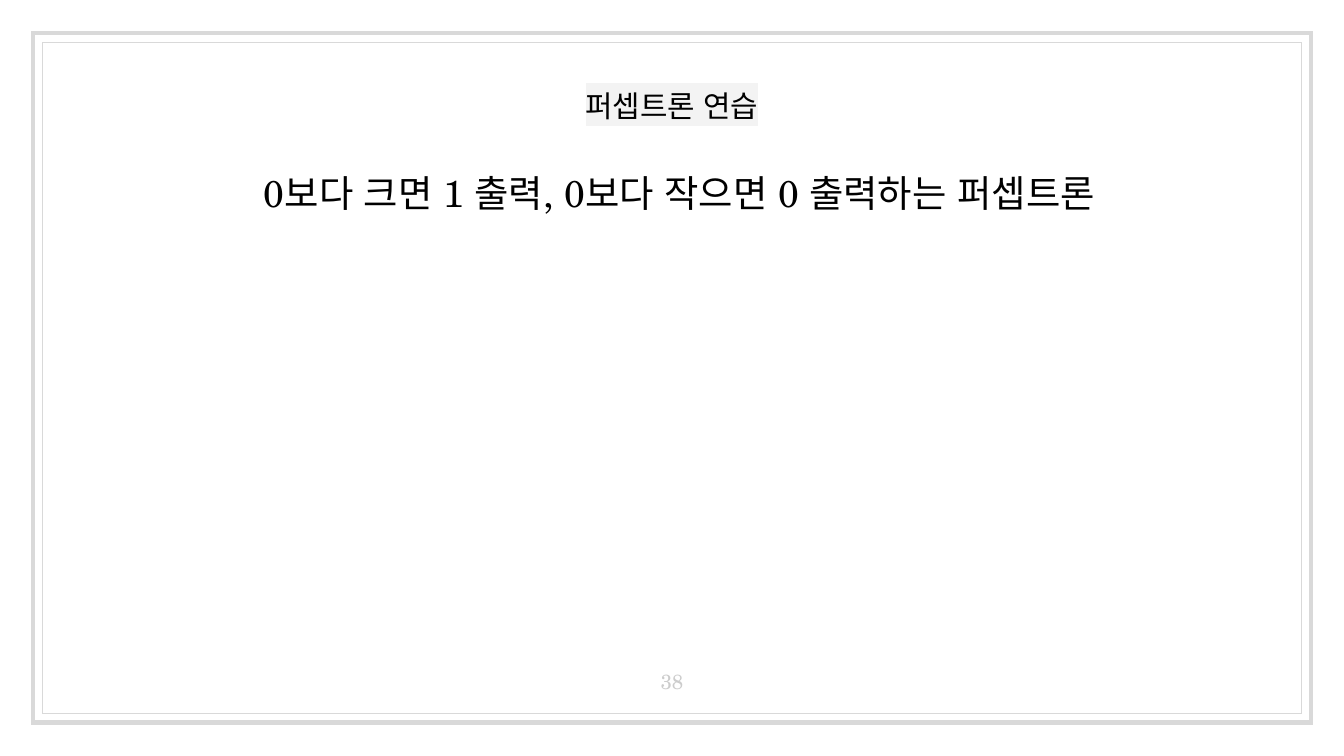
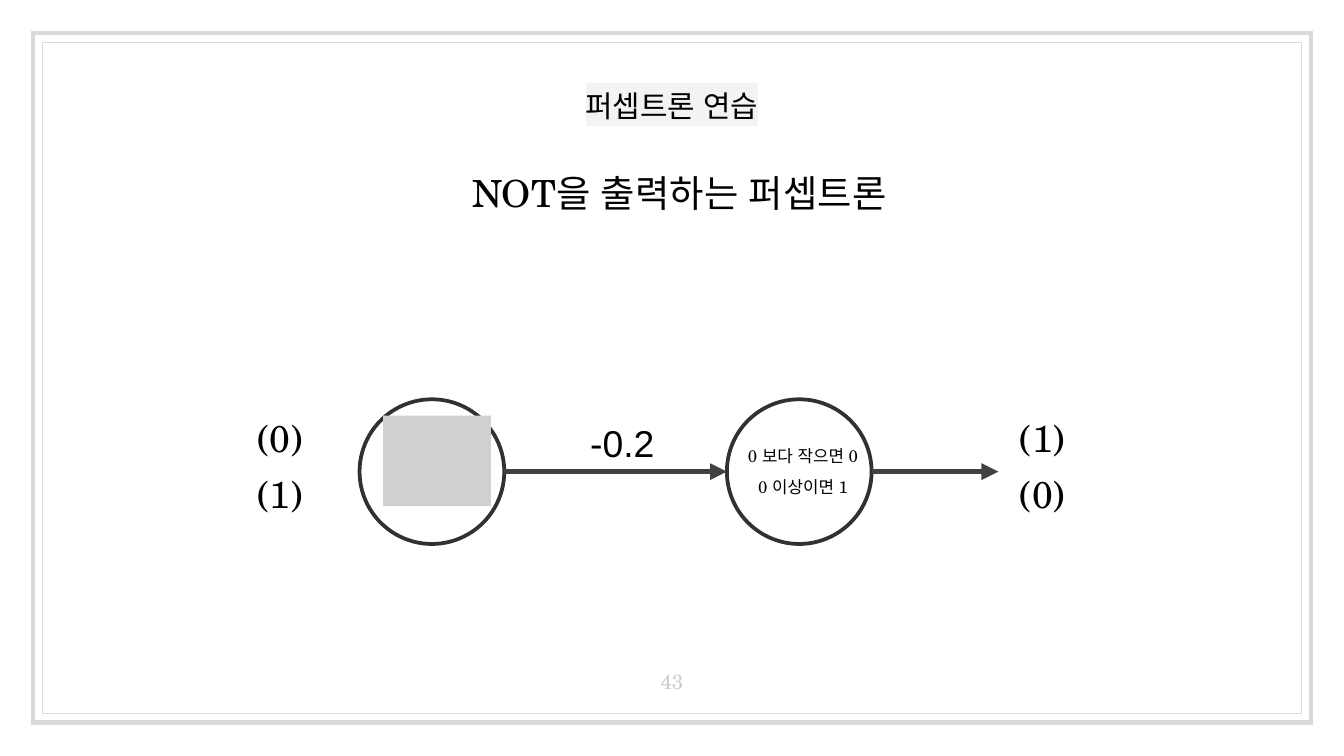
Before and after one commit to kangtegong-lectures/ai-class, a slide deck: slide 43 of 1일차/1026-3-학습의시작.pptx (slide 38 before the commit). Drawn at 1344x756 pixels with LibreOffice and Linux fonts; fonts in the diff are those of the drawing; grey boxes stand for pictures. Boxes give left, top, right and bottom in pixels: in the first picture for what was removed or moved away, otherwise in the second. Text is boxed around its words. In the diff, an @@ line names an element or a change of style, - is before the commit and + after.

```diff
--- a/1일차/1026-3-학습의시작.pptx
+++ b/1일차/1026-3-학습의시작.pptx
@@ text at (472,176,887,210): text changed @@
-0보다 크면 1 출력, 0보다 작으면 0 출력하는 퍼셉트론
+NOT을 출력하는 퍼셉트론
@@ ellipse added at (360,399,505,544), outline #323232 2 pt @@
@@ picture added at (383,415,491,505) @@
@@ ellipse added at (727,399,872,544), outline #323232 2 pt @@
@@ text added at (257,424,303,513), 20 pt, text #000000 @@
+(0)
+(1)
@@ text added at (590,431,654,458), 20 pt, text #000000 @@
+-0.2
@@ text added at (748,448,858,495), 9 pt, text #000000 @@
+0 보다 작으면 0
+0 이상이면 1
@@ text added at (1020,424,1066,513), 20 pt, text #000000 @@
+(1)
+(0)
@@ arrow added from (504, 472) to (727, 472), #424242 3 pt @@
@@ arrow added from (872, 472) to (999, 472), #424242 3 pt @@
@@ page number at (661,675,684,689): text changed @@
-38
+43
```
Also in this commit, not shown: 4 other slides changed, 2 slides added, 7 other files.
